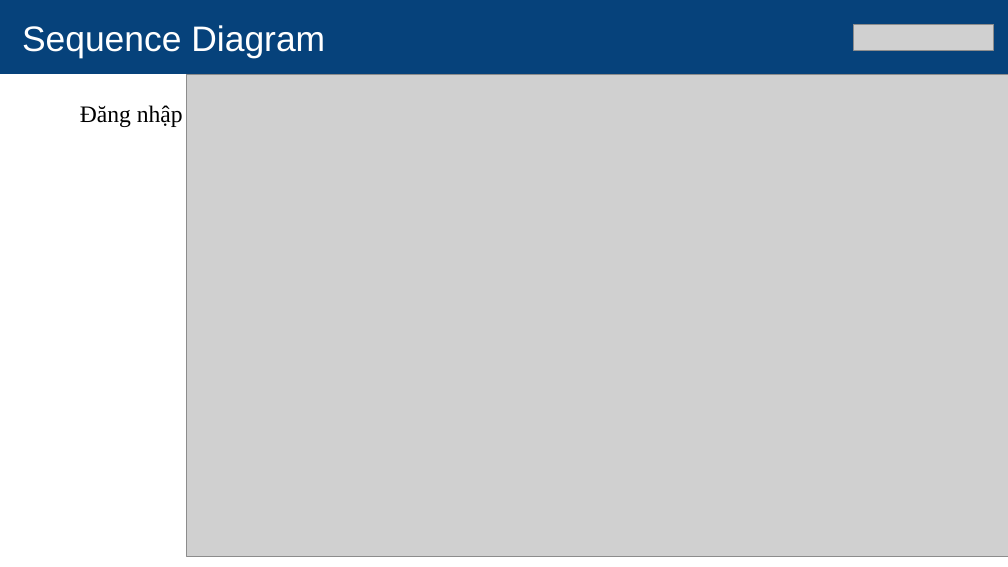
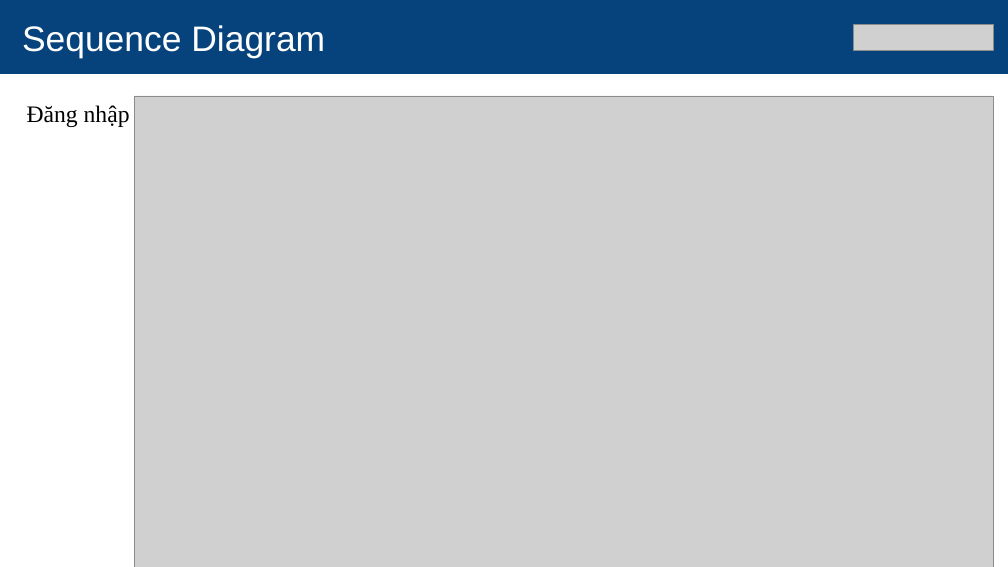
Before and after one commit to tung120320/E-Book-Order-G02, a slide deck: slide 11 of Documents/Slide_Group2_EbooksStore.pptx (slide 12 before the commit). Drawn at 1008x567 pixels with LibreOffice and Linux fonts; fonts in the diff are those of the drawing; grey boxes stand for pictures. Boxes give left, top, right and bottom in pixels: in the first picture for what was removed or moved away, otherwise in the second. Text is boxed around its words. In the diff, an @@ line names an element or a change of style, - is before the commit and + after.

```diff
--- a/Documents/Slide_Group2_EbooksStore.pptx
+++ b/Documents/Slide_Group2_EbooksStore.pptx
@@ text "Đăng nhập": place and size @@
-text "Đăng nhập" at [80,105,183,127]
+text "Đăng nhập" at [27,105,130,127]
@@ picture: place and size @@
-picture at [187,74,1008,557]
+picture at [134,96,993,567]
```
Also in this commit, not shown: 20 other slides changed, 1 slide added, 2 slides removed, 37 other files.
